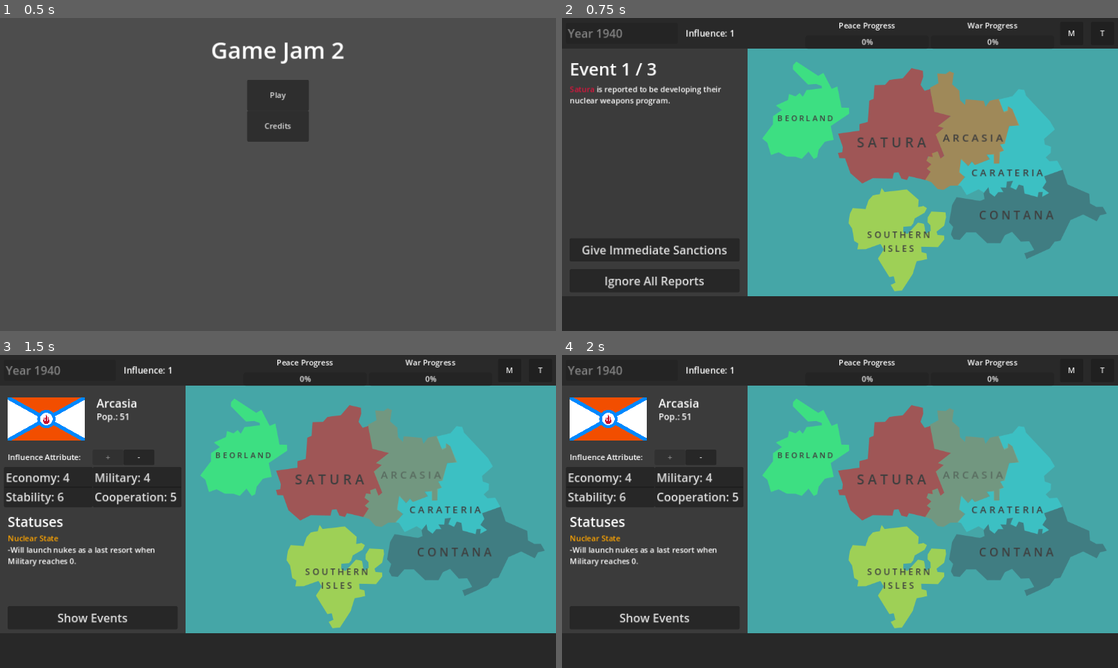
Above: before the commit, frames 1-4 (two rows, left to right).
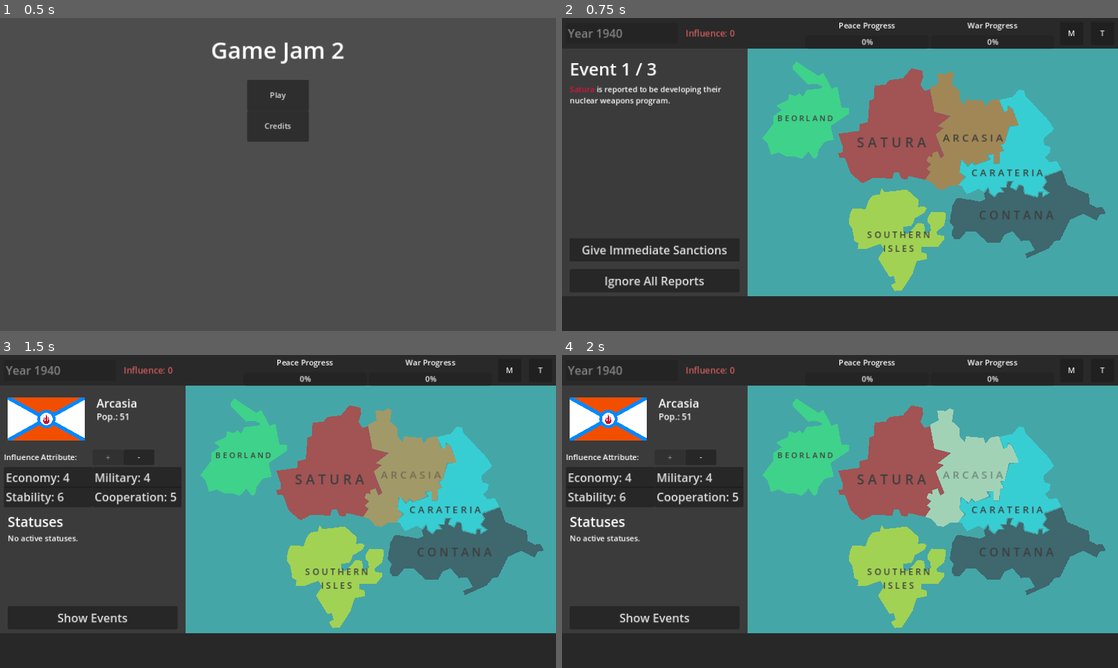
Above: after the commit, the same moments.

Repository: SaturdayMilkshake/game-jam-2
Game: Godot game, scene res://scenes/title_screen/title_screen.tscn
Same seed, same stepped clock (60 frames per second), same inputs: the game is played once before the commit and once after it.
Inputs (mouse positions are in pixels of both pictures, inside the frame that each line leads up to):
- Up to frame 1 (0.5 s): no input
- Up to frame 2 (0.75 s): click "Play" at 0.5 s
- Up to frame 3 (1.5 s): click (372, 508) at 1.27 s
- Up to frame 4 (2 s): no input

Frame 1 is identical in both runs. In frame 2, 0.6% of the frame differs, in the area x 22-98%, y 3-88%; in frame 3, 4.5%; in frame 4, 4.5%, in the area x 0-98%, y 3-88%.

Commit message:
add country selection color pulsing

Diff:
--- a/scenes/country/country.gd
+++ b/scenes/country/country.gd
@@ -16,8 +16,10 @@
 @onready var military: Node = $Military
 @onready var cooperation: Node = $Cooperation
 
-var statuses: Array = []
-var status_descriptions: Array = []
+var statuses: Array = ["[color=orange]Nuclear State[/color]"]
+var status_descriptions: Array = ["Will launch nukes as a last resort when Military reaches 0."]
+
+var status_text: String = ""
 
 #Statuses:
 #Nuclear Weapons
@@ -27,12 +29,11 @@
 
 var original_status_label_position: Vector2 = Vector2.ZERO
 
-var tween: Tween
-
 func _ready() -> void:
 	SignalHandler.connect("new_turn", Callable(self, "new_turn"))
 	SignalHandler.connect("modify_country_value", Callable(self, "modify_country_value"))
 	SignalHandler.connect("update_country_info", Callable(self, "update_country_info"))
+	SignalHandler.connect("country_selected", Callable(self, "country_selected"))
 	$Map.texture_normal = load(map)
 	var bitmap: BitMap = BitMap.new()
 	var source_image: Image = load(map).get_image()
@@ -105,10 +106,14 @@
 			move_status_label()
 	elif country == "ALL":
 		pass
-	#SignalHandler.emit_signal("country_selected", country_name, flag, population, economy.economy, stability.stability, military.military, cooperation.cooperation)
+	else:
+		pulse_country(false)
 
 func _on_map_pressed() -> void:
-	SignalHandler.emit_signal("country_selected", country_name, flag, population, economy.economy, stability.stability, military.military, cooperation.cooperation)
+	status_text = ""
+	check_statuses()
+	pulse_country(true)
+	SignalHandler.emit_signal("country_selected", country_name, flag, population, economy.economy, stability.stability, military.military, cooperation.cooperation, status_text)
 
 func _on_map_mouse_entered() -> void:
 	self.modulate = Color(1.0, 1.0, 1.0, 0.5)
@@ -117,17 +122,18 @@
 	self.modulate = Color(1.0, 1.0, 1.0, 1.0)
 
 func move_status_label() -> void:
+	var tween = create_tween()
 	if tween:
 		if tween.is_running():
 			tween.kill()
 		tween = create_tween()
 		$Status.visible = true
-		tween.tween_property($Status, "position", $Status.position + Vector2(0, -10), 0.7).set_trans(Tween.TRANS_CIRC)
+		tween.tween_property($Status, "position", $Status.position + Vector2(0, -10), 0.8).set_trans(Tween.TRANS_CIRC)
 		tween.tween_callback(reset_status_label_position)
 	else:
 		tween = create_tween()
 		$Status.visible = true
-		tween.tween_property($Status, "position", $Status.position + Vector2(0, -10), 0.7).set_trans(Tween.TRANS_CIRC)
+		tween.tween_property($Status, "position", $Status.position + Vector2(0, -10), 0.8).set_trans(Tween.TRANS_CIRC)
 		tween.tween_callback(reset_status_label_position)
 
 func reset_status_label_position() -> void:
@@ -137,4 +143,23 @@
 
 func update_country_info(country: String) -> void:
 	if country_name == country:
-		SignalHandler.emit_signal("country_selected", country_name, flag, population, economy.economy, stability.stability, military.military, cooperation.cooperation)
+		status_text = ""
+		check_statuses()
+		pulse_country(true)
+		SignalHandler.emit_signal("country_selected", country_name, flag, population, economy.economy, stability.stability, military.military, cooperation.cooperation, status_text)
+	else:
+		pulse_country(false)
+
+func check_statuses() -> void:
+	if nuclear_state:
+		status_text += statuses[0] + "\n"
+		status_text += status_descriptions[0]
+
+func pulse_country(status: bool) -> void:
+	$Map.material.set("shader_parameter/pulsing_active", status)
+
+func country_selected(country: String, _flag: String, _population: int, _economy: int, _stability: int, _military: int, _cooperation: int, _statuses: String) -> void:
+	if country_name == country:
+		pass
+	else:
+		pulse_country(false)
--- a/scenes/country/country.tscn
+++ b/scenes/country/country.tscn
@@ -1,10 +1,16 @@
-[gd_scene load_steps=7 format=3 uid="uid://cdycehgp78nr0"]
+[gd_scene load_steps=9 format=3 uid="uid://cdycehgp78nr0"]
 
 [ext_resource type="PackedScene" uid="uid://bfbgcmcj60ckw" path="res://scenes/components/economy/economy.tscn" id="1_cjqcq"]
 [ext_resource type="Script" path="res://scenes/country/country.gd" id="1_e8aaw"]
 [ext_resource type="PackedScene" uid="uid://d0nswlnnobtxf" path="res://scenes/components/stability/stability.tscn" id="2_blcab"]
 [ext_resource type="PackedScene" uid="uid://bvfdoie2gtv8b" path="res://scenes/components/military/military.tscn" id="3_jvxxf"]
 [ext_resource type="PackedScene" uid="uid://bqpgu6a8kjg50" path="res://scenes/components/cooperation/cooperation.tscn" id="5_hfe5j"]
+[ext_resource type="Shader" path="res://scenes/country/country_map.gdshader" id="6_3d7ie"]
+
+[sub_resource type="ShaderMaterial" id="ShaderMaterial_pyoy8"]
+resource_local_to_scene = true
+shader = ExtResource("6_3d7ie")
+shader_parameter/pulsing_active = false
 
 [sub_resource type="StyleBoxFlat" id="StyleBoxFlat_c7vw4"]
 bg_color = Color(0.226707, 0.226708, 0.226707, 1)
@@ -27,6 +33,7 @@
 
 [node name="Map" type="TextureButton" parent="."]
 self_modulate = Color(1, 1, 1, 0.643137)
+material = SubResource("ShaderMaterial_pyoy8")
 offset_right = 64.0
 offset_bottom = 64.0
 stretch_mode = 4
--- /dev/null
+++ b/scenes/country/country_map.gdshader
@@ -0,0 +1,13 @@
+shader_type canvas_item;
+
+uniform bool pulsing_active = false;
+
+void fragment() {
+	COLOR = texture(TEXTURE, UV);
+	if (COLOR.a < 0.5) discard;
+	if (pulsing_active) {
+		COLOR = vec4(COLOR.r + abs(sin(TIME * 2.0)), COLOR.g + abs(sin(TIME * 2.0)), COLOR.b + abs(sin(TIME * 2.0)), 0.5);
+	} else {
+		COLOR = vec4(COLOR.r, COLOR.g, COLOR.b, 0.5);
+	}
+}
--- a/scenes/game_manager/game_manager.gd
+++ b/scenes/game_manager/game_manager.gd
@@ -7,9 +7,13 @@
 var peace_process_active: bool = false
 var peace_progress: int = 0
 
+var war_progress_active: bool = false
+var war_progress: int = 0
+
 func _ready() -> void:
 	SignalHandler.connect("new_turn", Callable(self, "new_turn"))
 	SignalHandler.connect("influence_used", Callable(self, "influence_used"))
+	SignalHandler.connect("update_global_status", Callable(self, "update_global_status"))
 	call_deferred("start_game")
 
 func start_game() -> void:
@@ -33,3 +37,10 @@
 			SignalHandler.emit_signal("modify_country_value", country, attribute, -1)
 		SignalHandler.emit_signal("influence_updated", influence)
 		SignalHandler.emit_signal("update_country_info", country)
+
+func update_global_status(status: String, amount: int) -> void:
+	match status:
+		"Peace":
+			pass
+		"War":
+			pass
--- a/scenes/world/ui/country_info/country_info.gd
+++ b/scenes/world/ui/country_info/country_info.gd
@@ -9,7 +9,7 @@
 	$InfluenceAttribute/SubtractAttribute.disabled = false
 	add_attribute_mode = true
 
-func country_selected(country: String, flag: String, population: int, economy: int, stability: int, military: int, cooperation: int) -> void:
+func country_selected(country: String, flag: String, population: int, economy: int, stability: int, military: int, cooperation: int, statuses: String) -> void:
 	self.visible = true
 	$CountryName.text = country
 	$Flag.texture = load(flag)
@@ -19,28 +19,47 @@
 	$Military.text = "Military: " + str(military)
 	$Cooperation.text = "Cooperation: " + str(cooperation)
 	color_labels(population, economy, stability, military, cooperation)
+	set_country_statuses(statuses)
 
 func color_labels(population: int, economy: int, stability: int, military: int, cooperation: int) -> void:
 	if economy <= 3:
 		$Economy.add_theme_color_override("font_color", Color.INDIAN_RED)
+		$Economy.add_theme_color_override("font_focus_color", Color.INDIAN_RED)
+		$Economy.add_theme_color_override("font_hover_color", Color.INDIAN_RED)
 	elif economy >= 10:
 		$Economy.add_theme_color_override("font_color", Color.SEA_GREEN)
+		$Economy.add_theme_color_override("font_focus_color", Color.SEA_GREEN)
+		$Economy.add_theme_color_override("font_hover_color", Color.SEA_GREEN)
 	else:
 		$Economy.remove_theme_color_override("font_color")
+		$Economy.remove_theme_color_override("font_focus_color")
+		$Economy.remove_theme_color_override("font_hover_color")
 
 	if stability <= 3:
 		$Stability.add_theme_color_override("font_color", Color.INDIAN_RED)
+		$Stability.add_theme_color_override("font_focus_color", Color.INDIAN_RED)
+		$Stability.add_theme_color_override("font_hover_color", Color.INDIAN_RED)
 	elif stability >= 10:
 		$Stability.add_theme_color_override("font_color", Color.SEA_GREEN)
+		$Stability.add_theme_color_override("font_focus_color", Color.SEA_GREEN)
+		$Stability.add_theme_color_override("font_hover_color", Color.SEA_GREEN)
 	else:
 		$Stability.remove_theme_color_override("font_color")
+		$Stability.remove_theme_color_override("font_focus_color")
+		$Stability.remove_theme_color_override("font_hover_color")
 
 	if military <= 3:
 		$Military.add_theme_color_override("font_color", Color.INDIAN_RED)
+		$Military.add_theme_color_override("font_focus_color", Color.INDIAN_RED)
+		$Military.add_theme_color_override("font_hover_color", Color.INDIAN_RED)
 	elif military >= 10:
-		$Military.add_theme_color_override("font_color", Color.SEA_GREEN)
+		$Military.add_theme_color_override("font_color", Color.INDIAN_RED)
+		$Military.add_theme_color_override("font_focus_color", Color.INDIAN_RED)
+		$Military.add_theme_color_override("font_hover_color", Color.INDIAN_RED)
 	else:
 		$Military.remove_theme_color_override("font_color")
+		$Military.remove_theme_color_override("font_focus_color")
+		$Military.remove_theme_color_override("font_hover_color")
 
 	$Cooperation.visible = true
 	$InfluenceAttribute.visible = true
@@ -55,10 +74,22 @@
 		$Military.disabled = true
 	elif cooperation <= 3:
 		$Cooperation.add_theme_color_override("font_color", Color.INDIAN_RED)
+		$Cooperation.add_theme_color_override("font_focus_color", Color.INDIAN_RED)
+		$Cooperation.add_theme_color_override("font_hover_color", Color.INDIAN_RED)
 	elif cooperation >= 10:
 		$Cooperation.add_theme_color_override("font_color", Color.SEA_GREEN)
+		$Cooperation.add_theme_color_override("font_focus_color", Color.SEA_GREEN)
+		$Cooperation.add_theme_color_override("font_hover_color", Color.SEA_GREEN)
 	else:
 		$Cooperation.remove_theme_color_override("font_color")
+		$Cooperation.remove_theme_color_override("font_focus_color")
+		$Cooperation.remove_theme_color_override("font_hover_color")
+
+func set_country_statuses(status: String) -> void:
+	if status == "":
+		$StatusesList.text = "No active statuses."
+	else:
+		$StatusesList.text = status
 
 func _on_open_events_pressed() -> void:
 	SignalHandler.emit_signal("set_event_info_visibility", true)
--- a/scenes/world/ui/country_info/country_info.tscn
+++ b/scenes/world/ui/country_info/country_info.tscn
@@ -130,26 +130,26 @@
 
 [node name="InfluenceAttribute" type="Label" parent="."]
 layout_mode = 0
-offset_left = 16.0
+offset_left = 8.0
 offset_top = 136.0
-offset_right = 167.0
+offset_right = 159.0
 offset_bottom = 159.0
 text = "Influence Attribute:"
 
 [node name="AddAttribute" type="Button" parent="InfluenceAttribute"]
 layout_mode = 0
-offset_left = 176.0
+offset_left = 184.0
 offset_top = -4.0
-offset_right = 240.0
+offset_right = 248.0
 offset_bottom = 27.0
 theme_override_styles/focus = SubResource("StyleBoxEmpty_tjfx6")
 text = "+"
 
 [node name="SubtractAttribute" type="Button" parent="InfluenceAttribute"]
 layout_mode = 0
-offset_left = 240.0
+offset_left = 248.0
 offset_top = -4.0
-offset_right = 304.0
+offset_right = 312.0
 offset_bottom = 27.0
 theme_override_styles/focus = SubResource("StyleBoxEmpty_umjqx")
 text = "-"
--- a/scenes/world/ui/event_info/event_info.gd
+++ b/scenes/world/ui/event_info/event_info.gd
@@ -33,7 +33,7 @@
 	$Option2.visible = true
 	self.visible = true
 
-func country_selected(_country: String, _flag: String, _population: int, _economy: int, _stability: int, _military: int, _cooperation: int) -> void:
+func country_selected(_country: String, _flag: String, _population: int, _economy: int, _stability: int, _military: int, _cooperation: int, _statuses: String) -> void:
 	self.visible = false
 
 func event_generated(event_description: String, country_1: String, country_2: String, option_1: String, option_2: String) -> void:
--- a/scenes/world/ui/global_status/global_status.gd
+++ b/scenes/world/ui/global_status/global_status.gd
@@ -1,11 +1,4 @@
 extends Control
 
-
-# Called when the node enters the scene tree for the first time.
 func _ready() -> void:
-	pass # Replace with function body.
-
-
-# Called every frame. 'delta' is the elapsed time since the previous frame.
-func _process(delta: float) -> void:
 	pass
--- a/scenes/world/ui/influence/influence.gd
+++ b/scenes/world/ui/influence/influence.gd
@@ -2,6 +2,7 @@
 
 func _ready() -> void:
 	SignalHandler.connect("influence_updated", Callable(self, "influence_updated"))
+	self.modulate = Color.INDIAN_RED
 
 func _process(delta: float) -> void:
 	pass
--- a/scenes/world/ui/influence/influence.tscn
+++ b/scenes/world/ui/influence/influence.tscn
@@ -14,5 +14,5 @@
 offset_right = 112.0
 offset_bottom = 48.0
 theme_override_font_sizes/font_size = 18
-text = "Influence: 1"
+text = "Influence: 0"
 vertical_alignment = 1
--- a/scenes/world/world.tscn
+++ b/scenes/world/world.tscn
@@ -121,9 +121,9 @@
 
 [node name="Status" parent="Countries/Country" index="6"]
 offset_left = 240.0
-offset_top = 120.0
+offset_top = 136.0
 offset_right = 368.0
-offset_bottom = 166.0
+offset_bottom = 182.0
 
 [node name="Country2" parent="Countries" instance=ExtResource("1_wohfb")]
 country_name = "Carateria"
@@ -142,10 +142,10 @@
 text = "C A R A T E R I A"
 
 [node name="Status" parent="Countries/Country2" index="6"]
-offset_left = 496.0
-offset_top = 192.0
-offset_right = 624.0
-offset_bottom = 238.0
+offset_left = 476.0
+offset_top = 200.0
+offset_right = 604.0
+offset_bottom = 246.0
 
 [node name="Country3" parent="Countries" instance=ExtResource("1_wohfb")]
 country_name = "Beorland"
@@ -164,9 +164,9 @@
 
 [node name="Status" parent="Countries/Country3" index="6"]
 offset_left = 56.0
-offset_top = 80.0
+offset_top = 88.0
 offset_right = 184.0
-offset_bottom = 126.0
+offset_bottom = 134.0
 
 [node name="Country4" parent="Countries" instance=ExtResource("1_wohfb")]
 country_name = "Arcasia"
@@ -186,9 +186,9 @@
 
 [node name="Status" parent="Countries/Country4" index="6"]
 offset_left = 400.0
-offset_top = 120.0
+offset_top = 128.0
 offset_right = 528.0
-offset_bottom = 166.0
+offset_bottom = 174.0
 
 [node name="Country5" parent="Countries" instance=ExtResource("1_wohfb")]
 country_name = "Contana"
@@ -208,9 +208,9 @@
 
 [node name="Status" parent="Countries/Country5" index="6"]
 offset_left = 488.0
-offset_top = 280.0
+offset_top = 288.0
 offset_right = 616.0
-offset_bottom = 326.0
+offset_bottom = 334.0
 
 [node name="Country6" parent="Countries" instance=ExtResource("1_wohfb")]
 country_name = "Southern Isles"
@@ -231,9 +231,9 @@
 
 [node name="Status" parent="Countries/Country6" index="6"]
 offset_left = 248.0
-offset_top = 320.0
+offset_top = 328.0
 offset_right = 376.0
-offset_bottom = 366.0
+offset_bottom = 374.0
 
 [connection signal="pressed" from="BackToTitle" to="." method="_on_back_to_title_pressed"]
 
--- a/scripts/signal_handler.gd
+++ b/scripts/signal_handler.gd
@@ -6,7 +6,7 @@
 signal turn_updated(turn: int)
 
 @warning_ignore("unused_signal")
-signal country_selected(country: String, flag: String, population: int, economy: int, stability: int, military: int, cooperation: int)
+signal country_selected(country: String, flag: String, population: int, economy: int, stability: int, military: int, cooperation: int, statuses: String)
 @warning_ignore("unused_signal")
 signal update_country_info(country: String)
 @warning_ignore("unused_signal")
@@ -41,3 +41,5 @@
 #special event
 @warning_ignore("unused_signal")
 signal peace_process_started
+
+signal update_global_status(status: String, amount: int)
